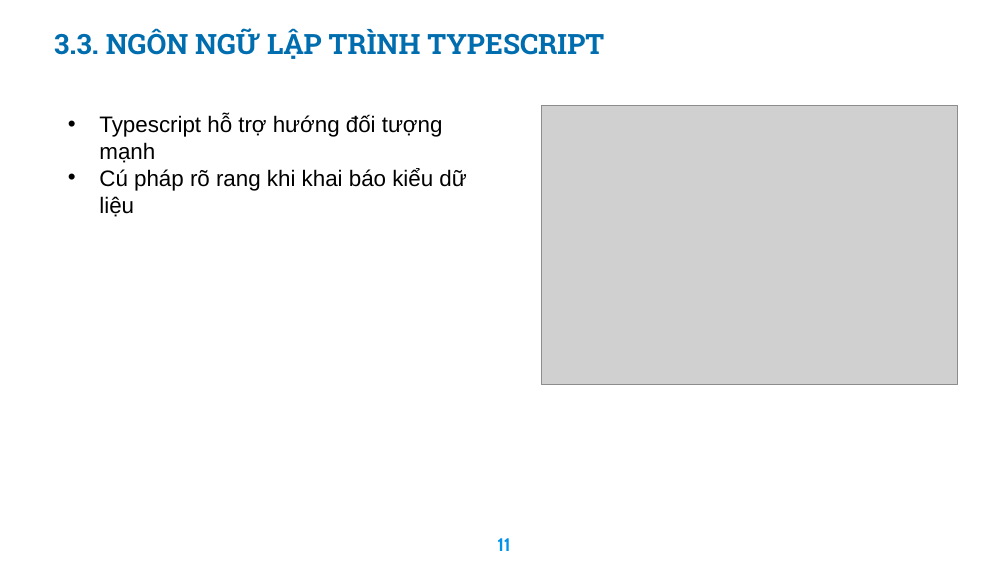
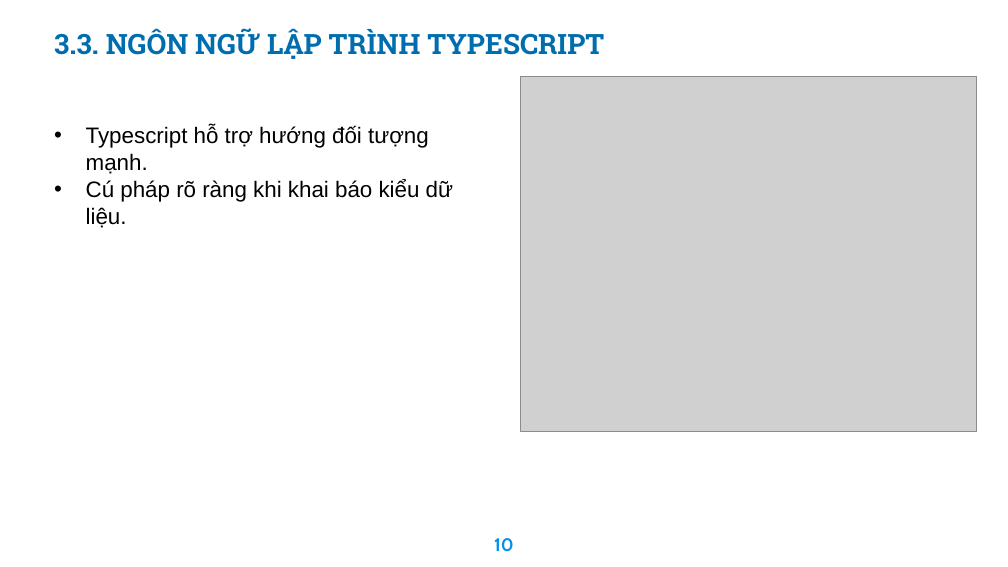
Before and after one commit to haitran2000/Ecommerce-Fashion-Website, a slide deck: slide 10 of Do An Tot Nghiep.pptx (slide 11 before the commit). Drawn at 1008x567 pixels with LibreOffice and Linux fonts; fonts in the diff are those of the drawing; grey boxes stand for pictures; background and template pictures are left out. Boxes give left, top, right and bottom in pixels: in the first picture for what was removed or moved away, otherwise in the second. Text is boxed around its words. In the diff, an @@ line names an element or a change of style, - is before the commit and + after.

```diff
--- a/Do An Tot Nghiep.pptx
+++ b/Do An Tot Nghiep.pptx
@@ picture: place and size @@
-picture at (541,105,958,384)
+picture at (521,77,977,431)
@@ text at (86,126,453,228): text changed @@
-• Typescript hỗ trợ hướng đối tượng mạnh
-• Cú pháp rõ rang khi khai báo kiểu dữ liệu
+• Typescript hỗ trợ hướng đối tượng mạnh.
+• Cú pháp rõ ràng khi khai báo kiểu dữ liệu.
@@ page number at (494,538,514,551): text changed @@
-11
+10
```
Also in this commit, not shown: 11 other slides changed, 2 slides removed, 19 other files.
